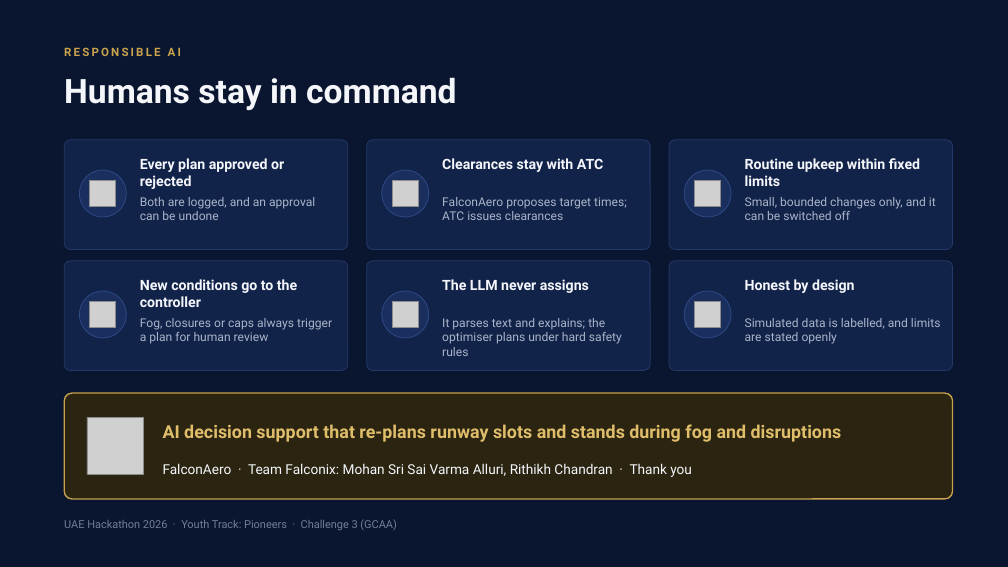
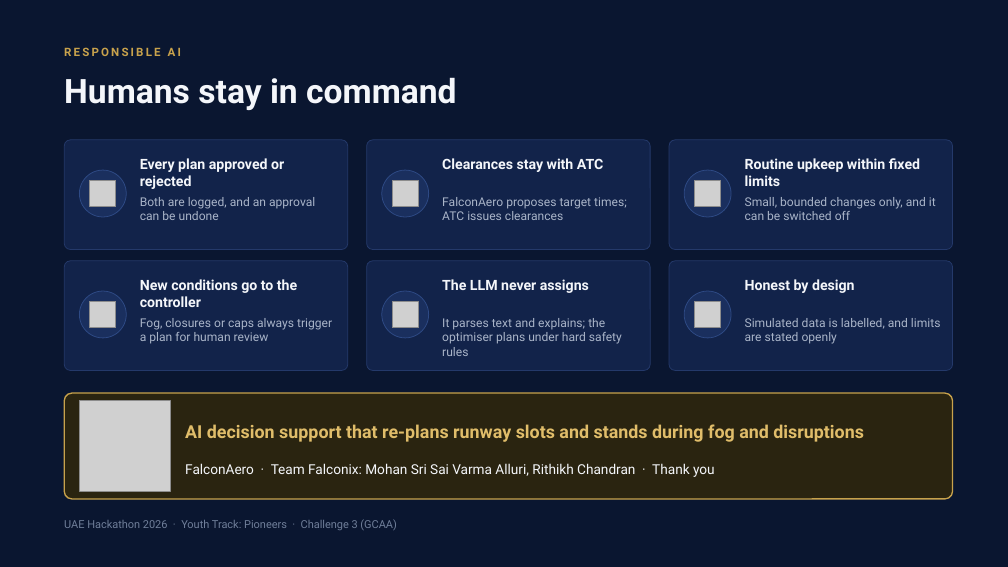
Before and after one commit to allurimohansrisaivarma-coder/FalconAero-UAEhack, a slide deck: slide 10 of pitch/FalconAero_Pitch_Deck.pptx. Drawn at 1008x567 pixels with LibreOffice and Linux fonts; fonts in the diff are those of the drawing; grey boxes stand for pictures. Boxes give left, top, right and bottom in pixels: in the first picture for what was removed or moved away, otherwise in the second. Text is boxed around its words. In the diff, an @@ line names an element or a change of style, - is before the commit and + after.

```diff
--- a/pitch/FalconAero_Pitch_Deck.pptx
+++ b/pitch/FalconAero_Pitch_Deck.pptx
@@ picture: place and size @@
-picture at [87,417,144,474]
+picture at [79,401,170,492]
@@ text "AI decision support that re-plans ...": place and size @@
-text "AI decision support that re-plans ..." at [163,424,842,442]
+text "AI decision support that re-plans ..." at [185,424,864,442]
@@ text "FalconAero · Team Falconix: Mohan ...": place and size @@
-text "FalconAero · Team Falconix: Mohan ..." at [163,463,692,477]
+text "FalconAero · Team Falconix: Mohan ..." at [185,463,715,477]
```
Also in this commit, not shown: 1 other slide changed, 2 other files.
